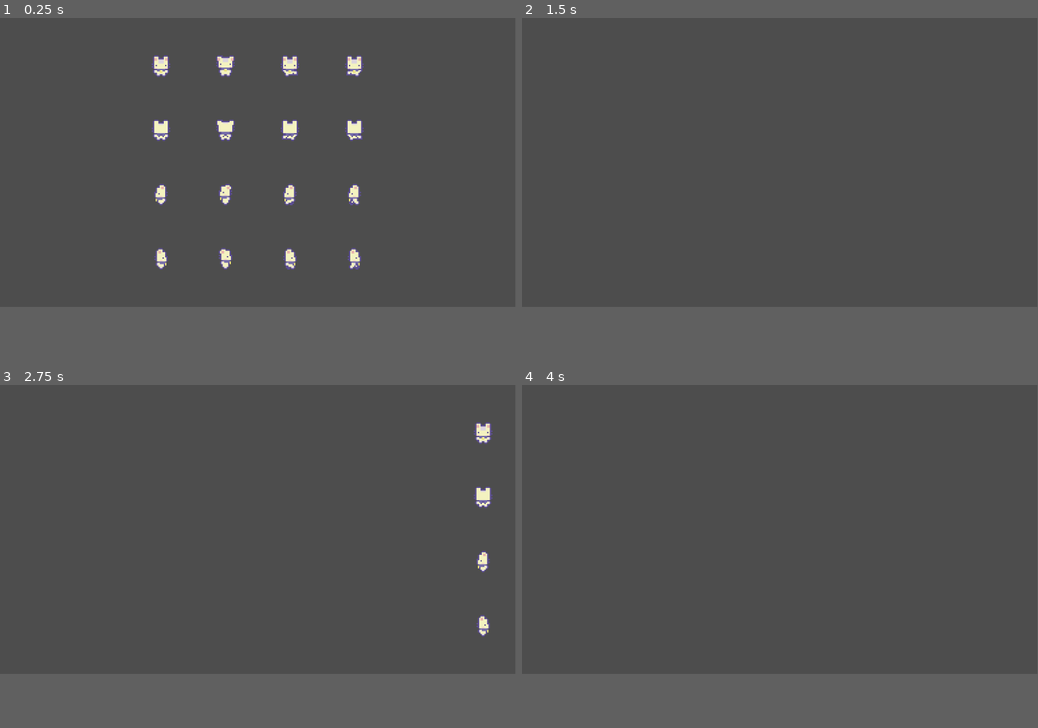
Above: before the commit, frames 1-4 (two rows, left to right).
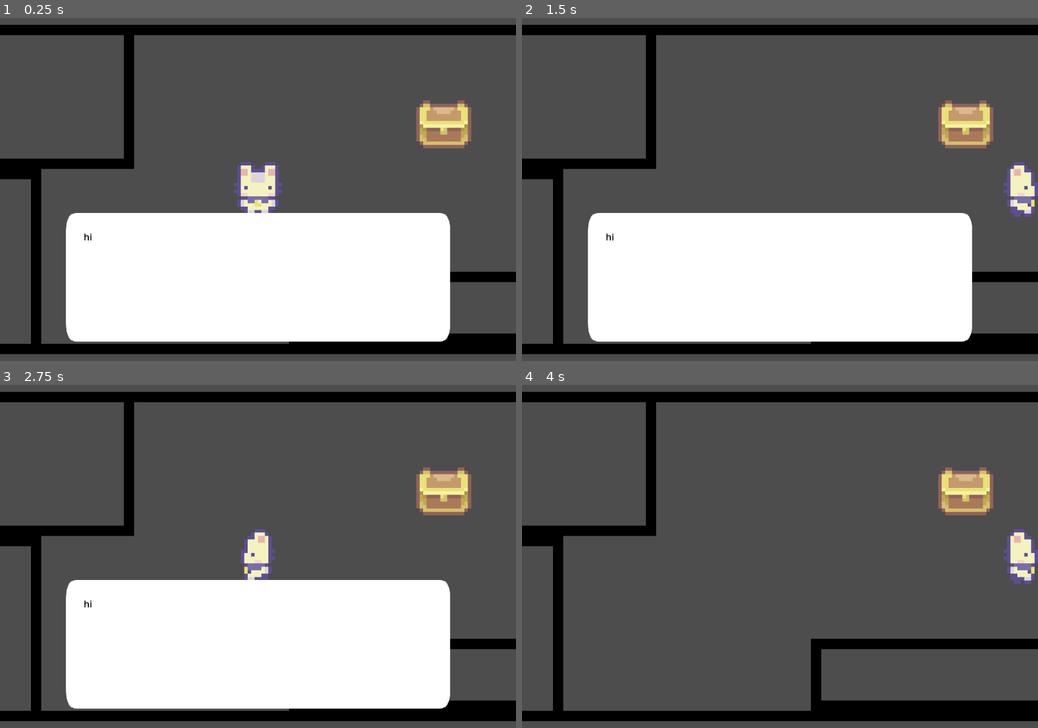
Above: after the commit, the same moments.

Repository: ordinarydairy/godotroom
Game: Godot game, scene res://scenes/main.tscn
Two runs of this game, one before a commit and one after it. Both use one fixed random seed, a clock stepped at 60 frames per second and the inputs below.
Inputs (mouse positions are in pixels of both pictures, inside the frame that each line leads up to):
- Up to frame 1 (0.25 s): no input
- Up to frame 2 (1.5 s): tap Enter (ui_accept) at 0.5, 0.77 s; move the mouse to (893, 148) at 0.52 s; hold Right (ui_right) from 0.53 s (still down); tap Alt at 0.6 s; click (893, 148) at 0.67 s; move the mouse to (676, 175) at 1.27 s; tap Shift at 1.35 s; click (676, 175) at 1.42 s
- Up to frame 3 (2.75 s): tap Enter (ui_accept) at 1.52 s; move the mouse to (309, 467) at 2.02 s; release Right (ui_right) at 2.03 s; hold Left (ui_left) from 2.03 s (still down); tap Alt at 2.1 s; click (309, 467) at 2.17 s
- Up to frame 4 (4 s): move the mouse to (754, 587) at 2.77 s; release Left (ui_left) at 2.78 s; hold Right (ui_right) from 2.78 s (still down); tap Shift at 2.85 s; click (754, 587) at 2.92 s; tap Enter (ui_accept) at 3.02, 3.77 s; move the mouse to (934, 573) at 3.52 s; tap Alt at 3.6 s; click (934, 573) at 3.67 s
In our replay, the window is 799x449 before the commit and 800x533 after it. These sizes can differ from the game's own. Grey fills any space a smaller window leaves; there, only what the larger window draws over its background counts as a difference.

The runs differ from the first frame. In frame 1, 39% of the frame differs, in the area x 0-100%, y 0-100%; in frame 2, 37%; in frame 3, 38%; in frame 4, 14%.

Commit message:
anims and misc

Diff:
--- a/room/project.godot
+++ b/room/project.godot
@@ -15,9 +15,41 @@
 config/features=PackedStringArray("4.6", "Forward Plus")
 config/icon="res://icon.svg"
 
+[display]
+
+window/size/viewport_width=900
+window/size/viewport_height=600
+
 [editor_plugins]
 
 enabled=PackedStringArray("res://addons/godot_super-wakatime/plugin.cfg")
+
+[input]
+
+move_left={
+"deadzone": 0.2,
+"events": [Object(InputEventKey,"resource_local_to_scene":false,"resource_name":"","device":0,"window_id":0,"alt_pressed":false,"shift_pressed":false,"ctrl_pressed":false,"meta_pressed":false,"pressed":false,"keycode":0,"physical_keycode":65,"key_label":0,"unicode":0,"location":0,"echo":false,"script":null)
+, Object(InputEventKey,"resource_local_to_scene":false,"resource_name":"","device":-1,"window_id":0,"alt_pressed":false,"shift_pressed":false,"ctrl_pressed":false,"meta_pressed":false,"pressed":false,"keycode":0,"physical_keycode":4194319,"key_label":0,"unicode":0,"location":0,"echo":false,"script":null)
+]
+}
+move_right={
+"deadzone": 0.2,
+"events": [Object(InputEventKey,"resource_local_to_scene":false,"resource_name":"","device":-1,"window_id":0,"alt_pressed":false,"shift_pressed":false,"ctrl_pressed":false,"meta_pressed":false,"pressed":false,"keycode":0,"physical_keycode":68,"key_label":0,"unicode":100,"location":0,"echo":false,"script":null)
+, Object(InputEventKey,"resource_local_to_scene":false,"resource_name":"","device":-1,"window_id":0,"alt_pressed":false,"shift_pressed":false,"ctrl_pressed":false,"meta_pressed":false,"pressed":false,"keycode":0,"physical_keycode":4194321,"key_label":0,"unicode":0,"location":0,"echo":false,"script":null)
+]
+}
+move_up={
+"deadzone": 0.2,
+"events": [Object(InputEventKey,"resource_local_to_scene":false,"resource_name":"","device":-1,"window_id":0,"alt_pressed":false,"shift_pressed":false,"ctrl_pressed":false,"meta_pressed":false,"pressed":false,"keycode":0,"physical_keycode":87,"key_label":0,"unicode":119,"location":0,"echo":false,"script":null)
+, Object(InputEventKey,"resource_local_to_scene":false,"resource_name":"","device":-1,"window_id":0,"alt_pressed":false,"shift_pressed":false,"ctrl_pressed":false,"meta_pressed":false,"pressed":false,"keycode":0,"physical_keycode":4194320,"key_label":0,"unicode":0,"location":0,"echo":false,"script":null)
+]
+}
+move_down={
+"deadzone": 0.2,
+"events": [Object(InputEventKey,"resource_local_to_scene":false,"resource_name":"","device":-1,"window_id":0,"alt_pressed":false,"shift_pressed":false,"ctrl_pressed":false,"meta_pressed":false,"pressed":false,"keycode":0,"physical_keycode":83,"key_label":0,"unicode":115,"location":0,"echo":false,"script":null)
+, Object(InputEventKey,"resource_local_to_scene":false,"resource_name":"","device":-1,"window_id":0,"alt_pressed":false,"shift_pressed":false,"ctrl_pressed":false,"meta_pressed":false,"pressed":false,"keycode":0,"physical_keycode":4194322,"key_label":0,"unicode":0,"location":0,"echo":false,"script":null)
+]
+}
 
 [physics]
 
--- /dev/null
+++ b/room/scenes/box.gd
@@ -0,0 +1,21 @@
+extends Node2D
+
+@export var animated_sprite : AnimatedSprite2D
+# Called when the node enters the scene tree for the first time.
+func _ready() -> void:
+	pass # Replace with function body.
+
+
+# Called every frame. 'delta' is the elapsed time since the previous frame.
+func _process(delta: float) -> void:
+	pass
+
+
+func _on_area_2d_body_entered(body: Node2D) -> void:
+	if body.is_in_group("player"):
+		animated_sprite.play("open")
+
+
+func _on_area_2d_body_exited(body: Node2D) -> void:
+	if body.is_in_group("player"):
+		animated_sprite.play("close")
--- /dev/null
+++ b/room/scenes/dialoguebox.gd
@@ -0,0 +1,31 @@
+extends CanvasLayer
+class_name DialogueBox
+
+@export_multiline var dialoguelist: Array[String]
+@export var label : Label
+
+var index: int = 0
+
+
+func _ready() -> void:
+	play()
+
+
+# Called every frame. 'delta' is the elapsed time since the previous frame.
+func _process(delta: float) -> void:
+	pass
+
+func play() -> void:
+	visible = true
+	index = 0
+	print(index)
+	label.text = dialoguelist[index]
+
+
+func _on_texture_rect_gui_input(event: InputEvent) -> void:
+	if Input.is_mouse_button_pressed(MOUSE_BUTTON_LEFT):
+		index += 1
+		if index >= dialoguelist.size():
+			visible = false
+			return
+		label.text = dialoguelist[index]
--- a/room/scenes/main.tscn
+++ b/room/scenes/main.tscn
@@ -2,14 +2,314 @@
 
 [ext_resource type="Script" uid="uid://wgi348t5ld6t" path="res://script/character_body_2d.gd" id="1_0wfyh"]
 [ext_resource type="Texture2D" uid="uid://b4qo1jee5q01i" path="res://textures/Basic Charakter Spritesheet.png" id="1_o5qli"]
+[ext_resource type="Texture2D" uid="uid://d21hlhhxmv2w" path="res://textures/pixil-frame-0.png" id="3_sugp2"]
+[ext_resource type="Script" uid="uid://ct1q4uaulbven" path="res://scenes/box.gd" id="4_tbgi4"]
+[ext_resource type="Texture2D" uid="uid://dwajtwj31w1ri" path="res://textures/Chest.png" id="5_tefeu"]
+[ext_resource type="Script" uid="uid://72b0bytvxq6i" path="res://scenes/dialoguebox.gd" id="6_o6xl0"]
+[ext_resource type="Texture2D" uid="uid://cfjy8fgvqqcok" path="res://textures/text.png" id="6_tefeu"]
+
+[sub_resource type="AtlasTexture" id="AtlasTexture_tipki"]
+atlas = ExtResource("1_o5qli")
+region = Rect2(0, 0, 48, 48)
+
+[sub_resource type="AtlasTexture" id="AtlasTexture_85g3d"]
+atlas = ExtResource("1_o5qli")
+region = Rect2(48, 0, 48, 48)
+
+[sub_resource type="AtlasTexture" id="AtlasTexture_choun"]
+atlas = ExtResource("1_o5qli")
+region = Rect2(96, 0, 48, 48)
+
+[sub_resource type="AtlasTexture" id="AtlasTexture_ya4ey"]
+atlas = ExtResource("1_o5qli")
+region = Rect2(144, 0, 48, 48)
+
+[sub_resource type="AtlasTexture" id="AtlasTexture_0wfyh"]
+atlas = ExtResource("1_o5qli")
+region = Rect2(0, 0, 48, 48)
+
+[sub_resource type="AtlasTexture" id="AtlasTexture_sugp2"]
+atlas = ExtResource("1_o5qli")
+region = Rect2(48, 0, 48, 48)
+
+[sub_resource type="AtlasTexture" id="AtlasTexture_eb6dy"]
+atlas = ExtResource("1_o5qli")
+region = Rect2(0, 48, 48, 48)
+
+[sub_resource type="AtlasTexture" id="AtlasTexture_trceg"]
+atlas = ExtResource("1_o5qli")
+region = Rect2(48, 48, 48, 48)
+
+[sub_resource type="AtlasTexture" id="AtlasTexture_a8y0u"]
+atlas = ExtResource("1_o5qli")
+region = Rect2(96, 48, 48, 48)
+
+[sub_resource type="AtlasTexture" id="AtlasTexture_jkv2x"]
+atlas = ExtResource("1_o5qli")
+region = Rect2(144, 48, 48, 48)
+
+[sub_resource type="AtlasTexture" id="AtlasTexture_jyhfs"]
+atlas = ExtResource("1_o5qli")
+region = Rect2(0, 96, 48, 48)
+
+[sub_resource type="AtlasTexture" id="AtlasTexture_tbgi4"]
+atlas = ExtResource("1_o5qli")
+region = Rect2(48, 96, 48, 48)
+
+[sub_resource type="AtlasTexture" id="AtlasTexture_tefeu"]
+atlas = ExtResource("1_o5qli")
+region = Rect2(96, 96, 48, 48)
+
+[sub_resource type="AtlasTexture" id="AtlasTexture_o6xl0"]
+atlas = ExtResource("1_o5qli")
+region = Rect2(144, 96, 48, 48)
+
+[sub_resource type="SpriteFrames" id="SpriteFrames_jyhfs"]
+animations = [{
+"frames": [{
+"duration": 1.0,
+"texture": SubResource("AtlasTexture_tipki")
+}, {
+"duration": 1.0,
+"texture": SubResource("AtlasTexture_85g3d")
+}, {
+"duration": 1.0,
+"texture": SubResource("AtlasTexture_choun")
+}, {
+"duration": 1.0,
+"texture": SubResource("AtlasTexture_ya4ey")
+}],
+"loop": true,
+"name": &"down",
+"speed": 5.0
+}, {
+"frames": [{
+"duration": 1.0,
+"texture": SubResource("AtlasTexture_0wfyh")
+}, {
+"duration": 1.0,
+"texture": SubResource("AtlasTexture_sugp2")
+}],
+"loop": true,
+"name": &"idle",
+"speed": 3.0
+}, {
+"frames": [{
+"duration": 1.0,
+"texture": SubResource("AtlasTexture_eb6dy")
+}, {
+"duration": 1.0,
+"texture": SubResource("AtlasTexture_trceg")
+}, {
+"duration": 1.0,
+"texture": SubResource("AtlasTexture_a8y0u")
+}, {
+"duration": 1.0,
+"texture": SubResource("AtlasTexture_jkv2x")
+}],
+"loop": true,
+"name": &"up",
+"speed": 5.0
+}, {
+"frames": [{
+"duration": 1.0,
+"texture": SubResource("AtlasTexture_jyhfs")
+}, {
+"duration": 1.0,
+"texture": SubResource("AtlasTexture_tbgi4")
+}, {
+"duration": 1.0,
+"texture": SubResource("AtlasTexture_tefeu")
+}, {
+"duration": 1.0,
+"texture": SubResource("AtlasTexture_o6xl0")
+}],
+"loop": true,
+"name": &"walk",
+"speed": 3.0
+}]
+
+[sub_resource type="RectangleShape2D" id="RectangleShape2D_tefeu"]
+size = Vector2(8, 6)
+
+[sub_resource type="RectangleShape2D" id="RectangleShape2D_jscy8"]
+size = Vector2(24, 24)
+
+[sub_resource type="AtlasTexture" id="AtlasTexture_yc10j"]
+atlas = ExtResource("5_tefeu")
+region = Rect2(192, 0, 48, 48)
+
+[sub_resource type="AtlasTexture" id="AtlasTexture_jscy8"]
+atlas = ExtResource("5_tefeu")
+region = Rect2(144, 0, 48, 48)
+
+[sub_resource type="AtlasTexture" id="AtlasTexture_pm3ni"]
+atlas = ExtResource("5_tefeu")
+region = Rect2(96, 0, 48, 48)
+
+[sub_resource type="AtlasTexture" id="AtlasTexture_y6deb"]
+atlas = ExtResource("5_tefeu")
+region = Rect2(48, 0, 48, 48)
+
+[sub_resource type="AtlasTexture" id="AtlasTexture_og1vs"]
+atlas = ExtResource("5_tefeu")
+region = Rect2(0, 0, 48, 48)
+
+[sub_resource type="AtlasTexture" id="AtlasTexture_jbj1t"]
+atlas = ExtResource("5_tefeu")
+region = Rect2(0, 0, 48, 48)
+
+[sub_resource type="AtlasTexture" id="AtlasTexture_muem4"]
+atlas = ExtResource("5_tefeu")
+region = Rect2(48, 0, 48, 48)
+
+[sub_resource type="AtlasTexture" id="AtlasTexture_dp3eg"]
+atlas = ExtResource("5_tefeu")
+region = Rect2(96, 0, 48, 48)
+
+[sub_resource type="AtlasTexture" id="AtlasTexture_0ld40"]
+atlas = ExtResource("5_tefeu")
+region = Rect2(144, 0, 48, 48)
+
+[sub_resource type="AtlasTexture" id="AtlasTexture_gqmmt"]
+atlas = ExtResource("5_tefeu")
+region = Rect2(192, 0, 48, 48)
+
+[sub_resource type="SpriteFrames" id="SpriteFrames_yc10j"]
+animations = [{
+"frames": [{
+"duration": 1.0,
+"texture": SubResource("AtlasTexture_yc10j")
+}, {
+"duration": 1.0,
+"texture": SubResource("AtlasTexture_jscy8")
+}, {
+"duration": 1.0,
+"texture": SubResource("AtlasTexture_pm3ni")
+}, {
+"duration": 1.0,
+"texture": SubResource("AtlasTexture_y6deb")
+}, {
+"duration": 1.0,
+"texture": SubResource("AtlasTexture_og1vs")
+}],
+"loop": false,
+"name": &"close",
+"speed": 5.0
+}, {
+"frames": [{
+"duration": 1.0,
+"texture": SubResource("AtlasTexture_jbj1t")
+}, {
+"duration": 1.0,
+"texture": SubResource("AtlasTexture_muem4")
+}, {
+"duration": 1.0,
+"texture": SubResource("AtlasTexture_dp3eg")
+}, {
+"duration": 1.0,
+"texture": SubResource("AtlasTexture_0ld40")
+}, {
+"duration": 1.0,
+"texture": SubResource("AtlasTexture_gqmmt")
+}],
+"loop": false,
+"name": &"open",
+"speed": 5.0
+}]
+
+[sub_resource type="RectangleShape2D" id="RectangleShape2D_tbgi4"]
+size = Vector2(15, 15)
 
 [node name="Main" type="Node2D" unique_id=1535272162]
 
-[node name="CharacterBody2D" type="CharacterBody2D" parent="." unique_id=1219884377]
+[node name="Sprite2D" type="Sprite2D" parent="." unique_id=512899644]
+scale = Vector2(3, 3)
+texture = ExtResource("3_sugp2")
+
+[node name="StaticBody2D" type="StaticBody2D" parent="Sprite2D" unique_id=1190314524]
+
+[node name="CollisionPolygon2D" type="CollisionPolygon2D" parent="Sprite2D/StaticBody2D" unique_id=1007799401]
+position = Vector2(-0.33333334, 0)
+build_mode = 1
+polygon = PackedVector2Array(-12.000001, -2, -20.666666, -2, -20.666666, 15, 3.3333333, 15, 3.3333333, 8, 25, 8, 25, -15.666667, -12.666667, -15.666667, -12.333334, -2.3333335)
+
+[node name="CharacterBody2D" type="CharacterBody2D" parent="." unique_id=1219884377 node_paths=PackedStringArray("animated_sprite") groups=["player"]]
+z_index = 99
+collision_mask = 3
 script = ExtResource("1_0wfyh")
-
-[node name="Sprite2D" type="Sprite2D" parent="CharacterBody2D" unique_id=470327060]
-texture = ExtResource("1_o5qli")
+animated_sprite = NodePath("AnimatedSprite2D")
+
+[node name="AnimatedSprite2D" type="AnimatedSprite2D" parent="CharacterBody2D" unique_id=479506299]
+sprite_frames = SubResource("SpriteFrames_jyhfs")
+animation = &"down"
+
+[node name="CollisionShape2D" type="CollisionShape2D" parent="CharacterBody2D" unique_id=1927146417]
+position = Vector2(0, 5)
+shape = SubResource("RectangleShape2D_tefeu")
 
 [node name="Camera2D" type="Camera2D" parent="." unique_id=1394310355]
-zoom = Vector2(3, 3)
+zoom = Vector2(6, 6)
+
+[node name="box" type="Node2D" parent="." unique_id=237266168 node_paths=PackedStringArray("animated_sprite")]
+position = Vector2(-7, 14)
+script = ExtResource("4_tbgi4")
+animated_sprite = NodePath("AnimatedBox2D")
+
+[node name="Area2D" type="Area2D" parent="box" unique_id=481517982]
+position = Vector2(61, -34)
+
+[node name="CollisionShape2D" type="CollisionShape2D" parent="box/Area2D" unique_id=2070607265]
+position = Vector2(0, 5)
+shape = SubResource("RectangleShape2D_jscy8")
+
+[node name="AnimatedBox2D" type="AnimatedSprite2D" parent="box" unique_id=924816306]
+position = Vector2(61, -34)
+sprite_frames = SubResource("SpriteFrames_yc10j")
+animation = &"open"
+
+[node name="StaticBody2D" type="StaticBody2D" parent="box" unique_id=2126082668]
+
+[node name="CollisionShape2D" type="CollisionShape2D" parent="box/StaticBody2D" unique_id=450508509]
+position = Vector2(61, -34.5)
+shape = SubResource("RectangleShape2D_tbgi4")
+
+[node name="dialoguebox" type="CanvasLayer" parent="." unique_id=790895453 node_paths=PackedStringArray("label")]
+script = ExtResource("6_o6xl0")
+dialoguelist = Array[String](["hi", "bye
+"])
+label = NodePath("TextureRect/MarginContainer/Label")
+
+[node name="TextureRect" type="TextureRect" parent="dialoguebox" unique_id=661496915]
+anchors_preset = 7
+anchor_left = 0.5
+anchor_top = 1.0
+anchor_right = 0.5
+anchor_bottom = 1.0
+offset_left = -450.0
+offset_top = -259.0
+offset_right = 450.0
+offset_bottom = -34.0
+grow_horizontal = 2
+grow_vertical = 0
+texture = ExtResource("6_tefeu")
+expand_mode = 1
+
+[node name="MarginContainer" type="MarginContainer" parent="dialoguebox/TextureRect" unique_id=660501892]
+layout_mode = 0
+offset_left = 146.0
+offset_top = 30.0
+offset_right = 749.0
+offset_bottom = 201.0
+
+[node name="Label" type="Label" parent="dialoguebox/TextureRect/MarginContainer" unique_id=18018726]
+custom_minimum_size = Vector2(10, 10)
+layout_mode = 2
+size_flags_vertical = 1
+theme_override_colors/font_color = Color(0, 0, 0, 1)
+text = "hi chat"
+autowrap_mode = 3
+
+[connection signal="body_entered" from="box/Area2D" to="box" method="_on_area_2d_body_entered"]
+[connection signal="body_exited" from="box/Area2D" to="box" method="_on_area_2d_body_exited"]
+[connection signal="gui_input" from="dialoguebox/TextureRect" to="dialoguebox" method="_on_texture_rect_gui_input"]
--- a/room/script/character_body_2d.gd
+++ b/room/script/character_body_2d.gd
@@ -1,8 +1,9 @@
 extends CharacterBody2D
 
 
-const SPEED = 300.0
-const JUMP_VELOCITY = -400.0
+@export var animated_sprite : AnimatedSprite2D
+
+const SPEED = 100.0
 
 
 func _physics_process(delta: float) -> void:
@@ -16,10 +17,29 @@
 
 	# Get the input direction and handle the movement/deceleration.
 	# As good practice, you should replace UI actions with custom gameplay actions.
-	var direction := Input.get_axis("ui_left", "ui_right")
-	if direction:
-		velocity.x = direction * SPEED
+	var direction_x := Input.get_axis("move_left", "move_right")
+	var direction_y := Input.get_axis("move_up", "move_down")
+	var direction : Vector2 = Vector2(direction_x,direction_y)
+	velocity = direction.normalized() * SPEED
+
+	#if direction:
+		#velocity.x = direction * SPEED
+	#else:
+		#velocity.x = move_toward(velocity.x, 0, SPEED)
+	if velocity.length() > 0:
+		if velocity.x > 0.01:
+			animated_sprite.flip_h = true
+			animated_sprite.play("walk")
+		elif velocity.x < -0.01:
+			animated_sprite.flip_h = false
+			animated_sprite.play("walk")
+		if velocity.y > 0.01:
+			animated_sprite.play("down")
+		if velocity.y < -0.01:
+			animated_sprite.play("up")
 	else:
-		velocity.x = move_toward(velocity.x, 0, SPEED)
+		animated_sprite.play("idle")
+
+
 
 	move_and_slide()
Not shown, added: room/scenes/box.gd.uid
Not shown, added: room/scenes/dialoguebox.gd.uid
Binary file added: room/textures/Chest.png
Not shown, added: room/textures/Chest.png.import
Binary file added: room/textures/pixil-frame-0.png
Not shown, added: room/textures/pixil-frame-0.png.import
Binary file added: room/textures/text.png
Not shown, added: room/textures/text.png.import
Not shown, added: room/.DS_Store
